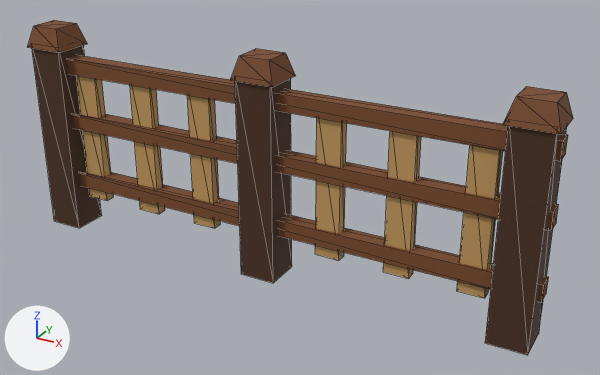
The glTF model assets/facilities/fence_wood_rail_straight.glb as it was, and as the next commit left it.
Rendered twice from a 50 mm lens placed at (2.07, -3.39, 2.23), pointed at (0.18, 0.05, 0.51). Arrows for +X, +Y and +Z are at lower left; the lights stay in place. The picture after the commit comes second. Mesh edges are drawn as thin lines. Vertices at exactly the same position are counted once.

Before the edit, the objects in view are built like this:
```python
me_sm_facilities_fence_wood_rail_straight = bpy.data.meshes.new('SM_facilities_fence_wood_rail_straight')
me_sm_facilities_fence_wood_rail_straight.from_pydata(...)  # 120 vertices, 180 faces; spans x -1.47..1.47, y -0.11..0.11, z 0.0..1.2
me_sm_facilities_fence_wood_rail_straight.materials.append(mat_mat_palette)  # picture img_palette
ob_sm_facilities_fence_wood_rail_straight = bpy.data.objects.new('SM_facilities_fence_wood_rail_straight', me_sm_facilities_fence_wood_rail_straight)
ob_sm_facilities_fence_wood_rail_straight.location = (0.0, 0.0, 0.0)
```
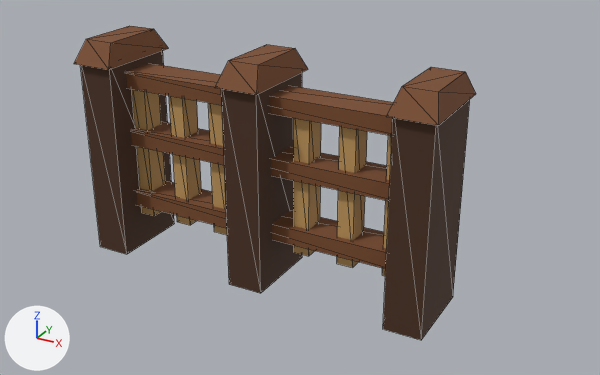
What changed in the scene script:
```text
Change me_sm_facilities_fence_wood_rail_straight:
    used by ob_sm_facilities_fence_wood_rail_straight; location = (0.0, 0.0, 0.0)
    remove me_sm_facilities_fence_wood_rail_straight.from_pydata(...)  # 120 vertices, 180 faces; spans x -1.47..1.47, y -0.11..0.11, z 0.0..1.2
    add me_sm_facilities_fence_wood_rail_straight.from_pydata(...)  # 120 vertices, 180 faces; spans x -1.0..1.0, y -0.25..0.25, z 0.0..1.2
    me_sm_facilities_fence_wood_rail_straight part 1: the loose piece of 8 vertices spanning x -1.45..-1.25, y -0.1..0.1, z 0.0..1.1 is scaled about its middle by (0.98, 2.22, 1), then moved by (0.47, 0.0, 0.0)
    me_sm_facilities_fence_wood_rail_straight part 2: the loose piece of 8 vertices spanning x -1.47..-1.23, y -0.11..0.11, z 1.08..1.2 is scaled about its middle by (0.98, 2.22, 1), then moved by (0.47, 0.0, 0.0)
    me_sm_facilities_fence_wood_rail_straight part 3: the loose piece of 8 vertices spanning x -0.1..0.1, y -0.1..0.1, z 0.0..1.1 is scaled about its middle by (0.98, 2.22, 1)
    me_sm_facilities_fence_wood_rail_straight part 4: the loose piece of 8 vertices spanning x -0.12..0.12, y -0.11..0.11, z 1.08..1.2 is scaled about its middle by (0.98, 2.22, 1)
    me_sm_facilities_fence_wood_rail_straight part 5: the loose piece of 8 vertices spanning x 1.25..1.45, y -0.1..0.1, z 0.0..1.1 is scaled about its middle by (0.98, 2.22, 1), then moved by (-0.47, 0.0, 0.0)
    me_sm_facilities_fence_wood_rail_straight part 6: the loose piece of 8 vertices spanning x 1.23..1.47, y -0.11..0.11, z 1.08..1.2 is scaled about its middle by (0.98, 2.22, 1), then moved by (-0.47, 0.0, 0.0)
    me_sm_facilities_fence_wood_rail_straight part 7: the loose piece of 8 vertices spanning x -1.47..1.47, y -0.04..0.04, z 0.25..0.35 is scaled about its middle by (0.654, 2.22, 1)
    me_sm_facilities_fence_wood_rail_straight part 8: the loose piece of 8 vertices spanning x -1.47..1.47, y -0.04..0.04, z 0.62..0.71 is scaled about its middle by (0.654, 2.22, 1)
    me_sm_facilities_fence_wood_rail_straight part 9: the loose piece of 8 vertices spanning x -1.47..1.47, y -0.04..0.04, z 0.94..1.03 is scaled about its middle by (0.654, 2.22, 1)
    me_sm_facilities_fence_wood_rail_straight part 10: the loose piece of 8 vertices spanning x -1.21..-1.07, y -0.03..0.03, z 0.19..1.01 is scaled about the mesh origin by (0.654, 2.22, 1)
    me_sm_facilities_fence_wood_rail_straight part 11: the loose piece of 8 vertices spanning x -0.83..-0.69, y -0.03..0.03, z 0.19..1.01 is scaled about the mesh origin by (0.654, 2.22, 1)
    me_sm_facilities_fence_wood_rail_straight part 12: the loose piece of 8 vertices spanning x -0.45..-0.31, y -0.03..0.03, z 0.19..1.01 is scaled about the mesh origin by (0.654, 2.22, 1)
    me_sm_facilities_fence_wood_rail_straight part 13: the loose piece of 8 vertices spanning x 0.31..0.45, y -0.03..0.03, z 0.19..1.01 is scaled about the mesh origin by (0.654, 2.22, 1)
    me_sm_facilities_fence_wood_rail_straight part 14: the loose piece of 8 vertices spanning x 0.69..0.83, y -0.03..0.03, z 0.19..1.01 is scaled about the mesh origin by (0.654, 2.22, 1)
    me_sm_facilities_fence_wood_rail_straight part 15: the loose piece of 8 vertices spanning x 1.07..1.21, y -0.03..0.03, z 0.19..1.01 is scaled about the mesh origin by (0.654, 2.22, 1)
```

Changed parts and their boxes [x1, y1, x2, y2] in the pictures (600 x 375 px; the box of a moved part takes in the faces that stretch with it):
'SM_facilities_fence_wood_rail_straight', reshaped (26% narrower, 6% shorter): before [28, 20, 573, 355]; after [74, 26, 476, 340]
part 1 of me_sm_facilities_fence_wood_rail_straight, moved or reshaped: before [32, 45, 102, 228]; after [81, 51, 174, 254]
part 2 of me_sm_facilities_fence_wood_rail_straight, moved or reshaped: before [28, 20, 88, 53]; after [74, 26, 168, 70]
part 3 of me_sm_facilities_fence_wood_rail_straight, moved or reshaped: before [235, 78, 292, 283]; after [221, 72, 302, 293]
part 4 of me_sm_facilities_fence_wood_rail_straight, moved or reshaped: before [230, 49, 295, 87]; after [215, 44, 308, 95]
part 5 of me_sm_facilities_fence_wood_rail_straight, moved or reshaped: before [485, 126, 567, 355]; after [383, 100, 470, 340]
part 6 of me_sm_facilities_fence_wood_rail_straight, moved or reshaped: before [503, 86, 573, 134]; after [386, 67, 476, 126]
part 7 of me_sm_facilities_fence_wood_rail_straight, moved or reshaped: before [80, 169, 549, 303]; after [136, 180, 387, 269]
part 8 of me_sm_facilities_fence_wood_rail_straight, moved or reshaped: before [73, 111, 559, 231]; after [131, 121, 390, 201]
part 9 of me_sm_facilities_fence_wood_rail_straight, moved or reshaped: before [67, 55, 568, 161]; after [126, 63, 394, 136]
part 10 of me_sm_facilities_fence_wood_rail_straight, moved or reshaped: before [76, 76, 113, 201]; after [132, 89, 166, 216]
part 11 of me_sm_facilities_fence_wood_rail_straight, moved or reshaped: before [130, 85, 165, 214]; after [169, 96, 201, 225]
part 12 of me_sm_facilities_fence_wood_rail_straight, moved or reshaped: before [187, 95, 220, 228]; after [208, 103, 227, 235]
part 13 of me_sm_facilities_fence_wood_rail_straight, moved or reshaped: before [315, 118, 347, 260]; after [293, 118, 321, 256]
part 14 of me_sm_facilities_fence_wood_rail_straight, moved or reshaped: before [383, 131, 421, 279]; after [337, 126, 367, 268]
part 15 of me_sm_facilities_fence_wood_rail_straight, moved or reshaped: before [457, 145, 503, 298]; after [382, 135, 392, 276]
